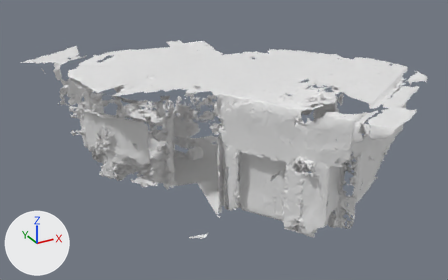
The OBJ model src/unity/unity-vision-demo/Assets/HoloToolkit/SpatialMapping/Tests/Support/SRMesh.obj, before and after one commit.
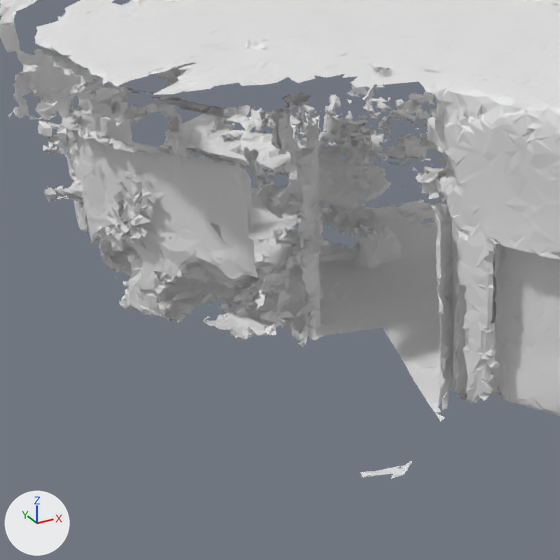
Each version appears first whole from a camera (50 mm lens) standing at (-7.93, -10.2, 5.93) and looking at (-1.33, 1.81, -0.07), and next in a close-up on the part from 12% to 59% of the width and 22% to 96% of the height. The lights are fixed; the arrows at lower left show +X, +Y and +Z. Where no turn or scale is listed for an object, it has been applied to the vertices. Vertices at the same position are counted once.
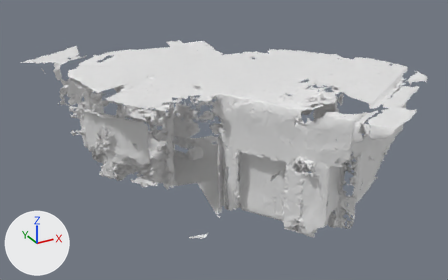
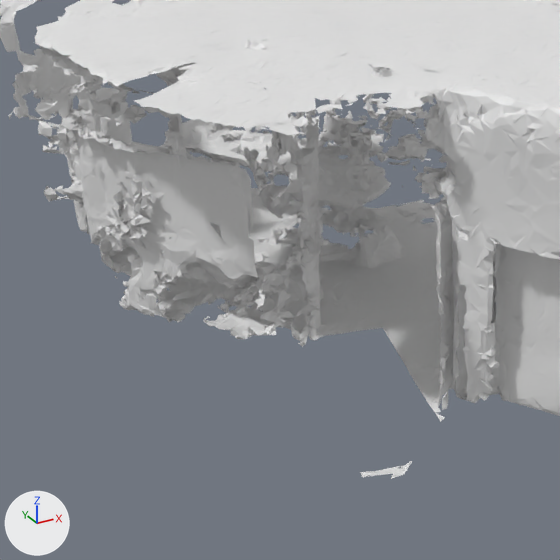
Commit message: fix notices

Diff of the bpy script that builds the scene:
```diff
--- a/src/unity/unity-vision-demo/Assets/HoloToolkit/SpatialMapping/Tests/Support/SRMesh.obj.py
+++ b/src/unity/unity-vision-demo/Assets/HoloToolkit/SpatialMapping/Tests/Support/SRMesh.obj.py
@@ me_object_20 @@
 # used by ob_object_20; location = (0.0, 0.0, 0.0)
-me_object_20.from_pydata(...)  # 477 vertices, 779 faces; spans x -4.39..-1.89, y 0.73..2.43, z 1.58..1.72
+me_object_20.from_pydata(...)  # 1025 vertices, 1591 faces; spans x -4.39..-1.89, y 0.14..2.43, z 0.58..1.72
+# me_object_20 part 1: 355 vertices added at x -4.31..-2.12, y 0.14..1.48, z 1.09..1.66
+# me_object_20 part 2: 163 vertices added at x -3.38..-2.61, y 1.84..2.25, z 0.58..1.16
```

Where the change shows, as pixel boxes [x1, y1, x2, y2] in the close-ups (560 x 560 px):
'Object.20', reshaped (126% taller): before [87, 35, 427, 95]; after [87, 35, 441, 172]
part 1 of me_object_20, added: after [134, 74, 441, 146]
part 2 of me_object_20, added: after [255, 115, 304, 172]
